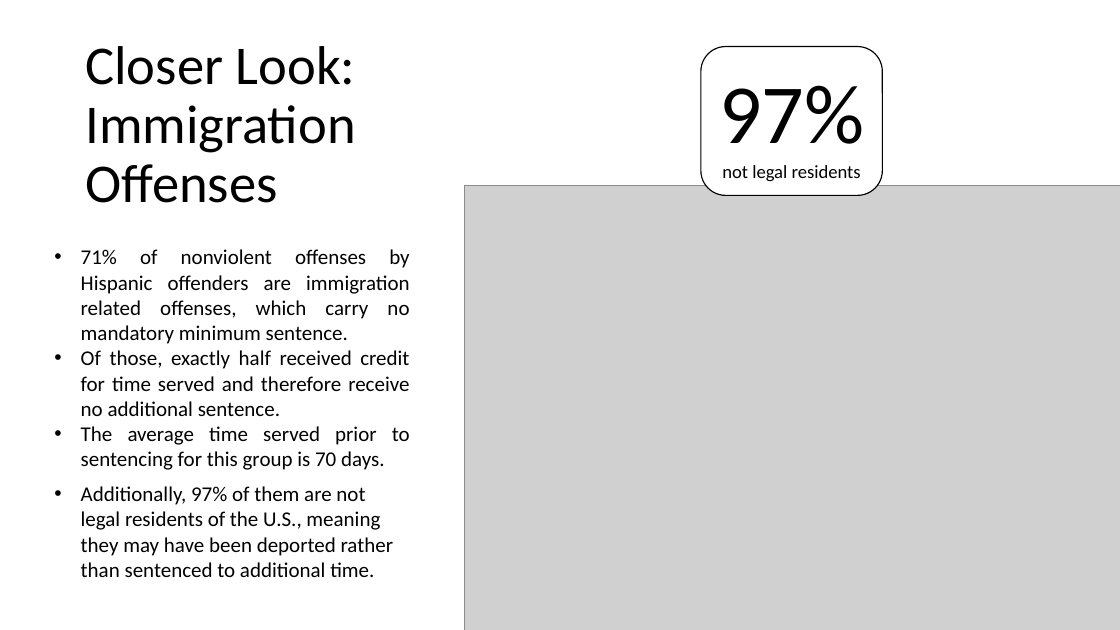
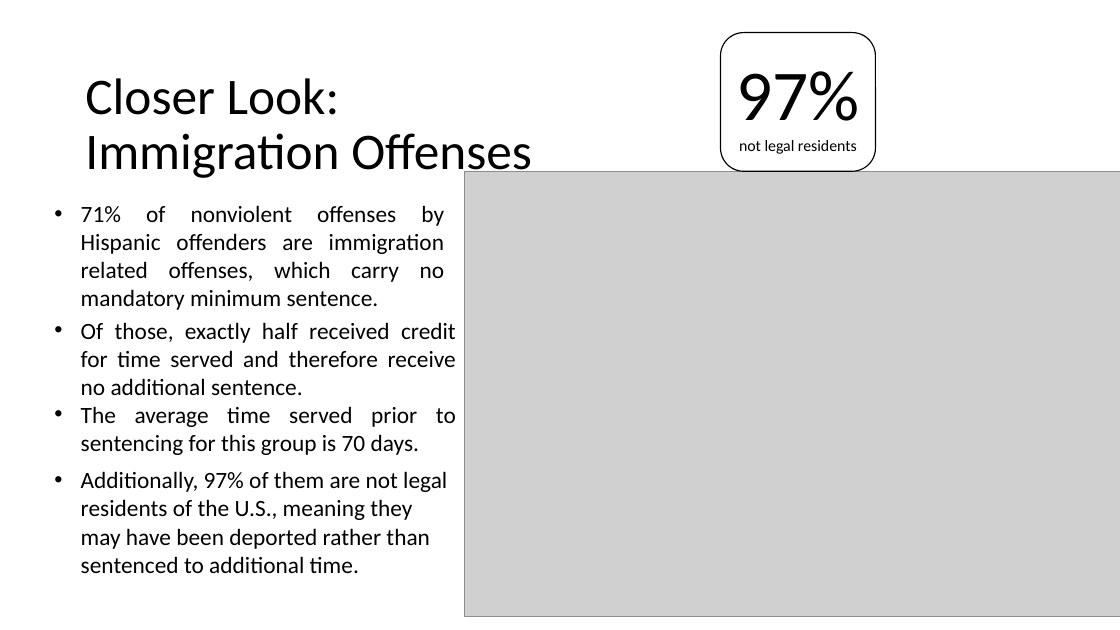
Before and after one commit to jenwhitson/sentencing_project, a slide deck: slide 15 of Presentation.pptx. Drawn at 1120x630 pixels with LibreOffice and Linux fonts; fonts in the diff are those of the drawing; grey boxes stand for pictures. Boxes give left, top, right and bottom in pixels: in the first picture for what was removed or moved away, otherwise in the second. Text is boxed around its words. In the diff, an @@ line names an element or a change of style, - is before the commit and + after.

Commit message:
added cards to sentence enhancement portion

```diff
--- a/Presentation.pptx
+++ b/Presentation.pptx
@@ title "Closer Look: Immigration Offenses" at [85, 78, 532, 182]: size 46.8 to 44 pt @@
@@ rounded rectangle "97%": place and size @@
-rounded rectangle "97%" at [701, 46, 882, 195]
+rounded rectangle "97%" at [721, 33, 875, 171]
@@ rounded rectangle "97%" at [721, 33, 875, 171]: size 72 to 61.2 pt in "97%"; size 16 to 13.6 pt in "not legal residents" @@
@@ picture: place and size @@
-picture at [465, 186, 1120, 630]
+picture at [465, 171, 1120, 616]
@@ size 18 to 20 pt in 3 elements at [81, 471, 447, 573], [81, 322, 456, 455], [81, 205, 445, 310] @@
@@ text "71% of nonviolent offenses by ...": place and size @@
-text "71% of nonviolent offenses by ..." at [81, 249, 410, 344]
+text "71% of nonviolent offenses by ..." at [81, 205, 445, 310]
@@ text "Of those, exactly half received ...": place and size @@
-text "Of those, exactly half received ..." at [81, 350, 410, 470]
+text "Of those, exactly half received ..." at [81, 322, 456, 455]
@@ text "Additionally, 97% of them are ...": place and size @@
-text "Additionally, 97% of them are ..." at [81, 486, 394, 577]
+text "Additionally, 97% of them are ..." at [81, 471, 447, 573]
```
Also in this commit, not shown: 7 other slides changed, 1 slide removed.
